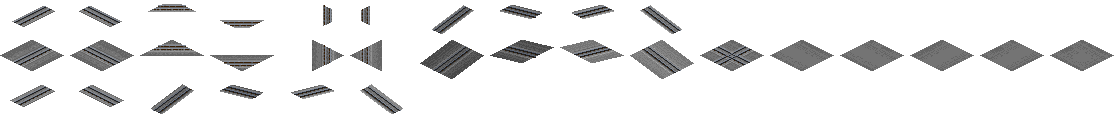
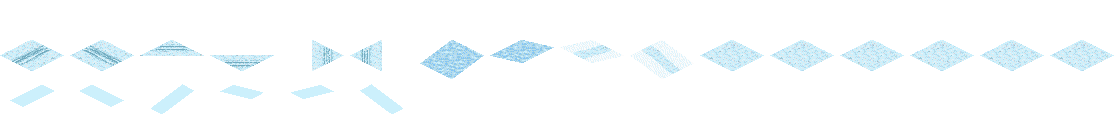
Revision of a layered 1120x120 image; what changed, layer by layer:
showed group "Snow" (6 layers) over 0, 6, 1114, 114
added layer "Snow Full Tile" in group "Snow" over 0, 40, 1114, 114
"Slope Shade": opacity 12% → 17% over 420, 40, 554, 79
hid group "Shinkansen" (3 layers) over 0, 4, 1114, 114
hid group "1067" (1st of 2) (3 layers) over 10, 5, 754, 114
showed group "Ballast" (8 layers) over 0, 16, 1114, 114
painted on "Texture" over 220, 85, 334, 99
